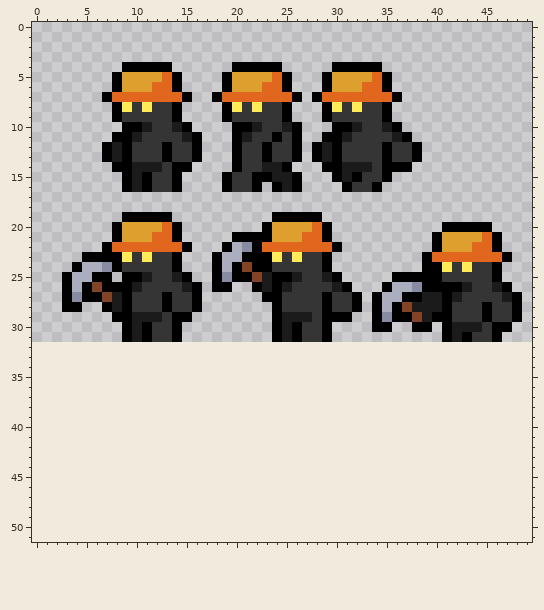
Pixel-art file -- MINER.aseprite. That is the earlier state.
50x32 pixels, 1 frame. The old version is drawn lined up with the new one, on the new canvas.
Once edited:
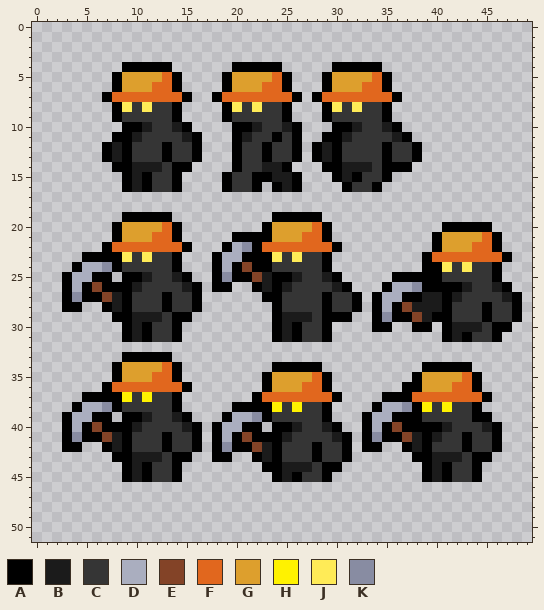
Palette (. is transparent): A #000000  B #1b1b1b  C #353535  D #aaaebf  E #834327  F #e1671e  G #dd9f2d  H #fff200  J #ffeb57  K #888ca2
The edit:
canvas 50x32 -> 50x52
Colour A now appears in row 33 at x 9 to 13; in row 34 at x 8, 14, 24 to 28 and 39 to 43; in row 35 at x 8, 14, 23, 29, 38 and 44; in row 36 at x 7, 15, 23, 29, 37 to 38 and 44; in row 37 at x 5 to 8, 14, 22, 30, 35 to 37 and 45; in row 38 at x 4, 8, 14, 20 to 23, 29, 34, 38 and 44.
Colour A now appears in row 39 at x 3, 6 to 7, 9 to 10, 15, 19, 23, 29, 33, 36 to 38 and 44 to 45; in row 40 at x 3, 5, 7 to 9, 16, 18, 21 to 22, 24 to 25, 30, 33, 35, 37 to 40 and 46; in row 41 at x 3, 5 to 6, 9, 13, 16, 18, 20, 22 to 24, 31, 33, 35 to 36, 39, 43 and 46; in row 42 at x 3 to 4, 7, 9, 13, 16, 18, 20 to 21, 24, 28, 31, 33 to 34, 37, 39, 43 and 46; in row 43 at x 8 to 9, 14 to 15, 18 to 19, 22, 24, 28, 31, 38 to 39 and 44 to 45; in row 44 at x 9, 11, 14, 23 to 24, 29 to 30, 39, 41 and 44.
Colour A now appears in row 45 at x 9, 11, 14, 24, 26, 29, 39, 41 and 44.
Colour B now appears in row 39 at x 11 and 14; in row 40 at x 10, 15, 26, 29, 41 and 45; in row 41 at x 8, 25, 30, 38 and 40; in row 42 at x 8, 23 and 38; in row 43 at x 10 to 12, 23 and 40 to 42; in row 44 at x 10, 25 to 27 and 40.
Colour B now appears in row 45 at x 10, 25 and 40.
Colour C now appears in row 37 at x 10 and 12 to 13; in row 38 at x 9 to 13, 25, 27 to 28, 40 and 42 to 43; in row 39 at x 12 to 13, 24 to 28 and 39 to 43; in row 40 at x 11 to 14, 27 to 28 and 42 to 44; in row 41 at x 10 to 12, 14 to 15, 26 to 29, 41 to 42 and 44 to 45; in row 42 at x 10 to 12, 14 to 15, 25 to 27, 29 to 30, 40 to 42 and 44 to 45.
Colour C now appears in row 43 at x 13, 25 to 27, 29 to 30 and 43; in row 44 at x 12 to 13, 28 and 42 to 43; in row 45 at x 12 to 13, 27 to 28 and 42 to 43.
Colour D now appears in row 38 at x 5 to 6 and 35 to 36; in row 39 at x 4 to 5, 20 to 21 and 34 to 35; in row 40 at x 4, 19 to 20 and 34; in row 41 at x 19.
Colour E now appears in row 40 at x 6 and 36; in row 41 at x 7, 21 and 37; in row 42 at x 22.
Colour F now appears in row 34 at x 13; in row 35 at x 12 to 13, 28 and 43; in row 36 at x 8 to 14, 27 to 28 and 42 to 43; in row 37 at x 23 to 29 and 38 to 44.
Colour G now appears in row 34 at x 9 to 12; in row 35 at x 9 to 11, 24 to 27 and 39 to 42; in row 36 at x 24 to 26 and 39 to 41.
Colour H now appears in row 37 at x 9 and 11; in row 38 at x 24, 26, 39 and 41.
Colour K now appears in row 38 at x 7 and 37; in row 39 at x 22; in row 41 at x 4 and 34; in row 42 at x 19.
Boxes around the changes in both pictures, in picture pixels (x1, y1, x2, y2):
added: (62, 352, 502, 482)
